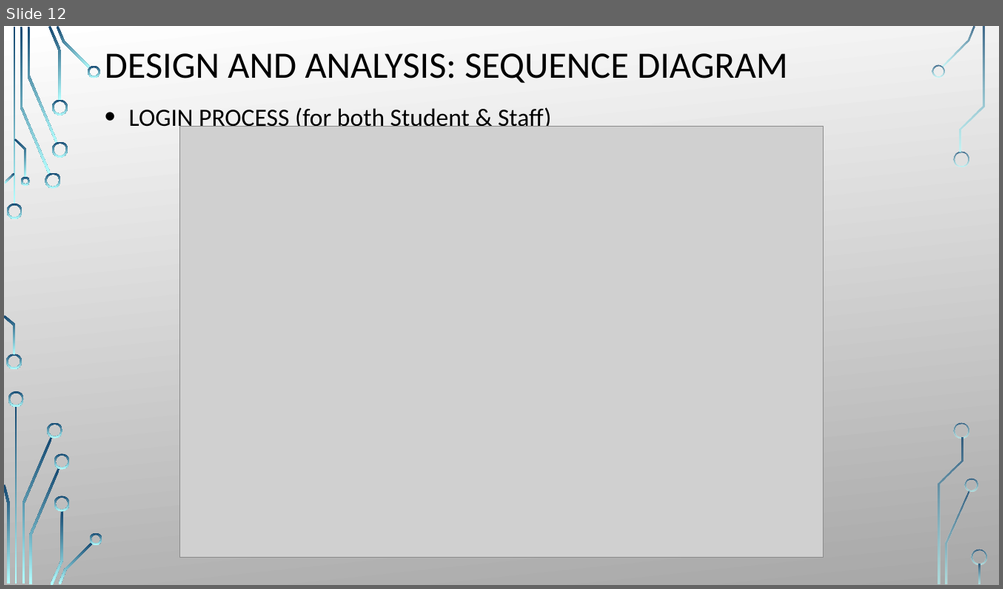
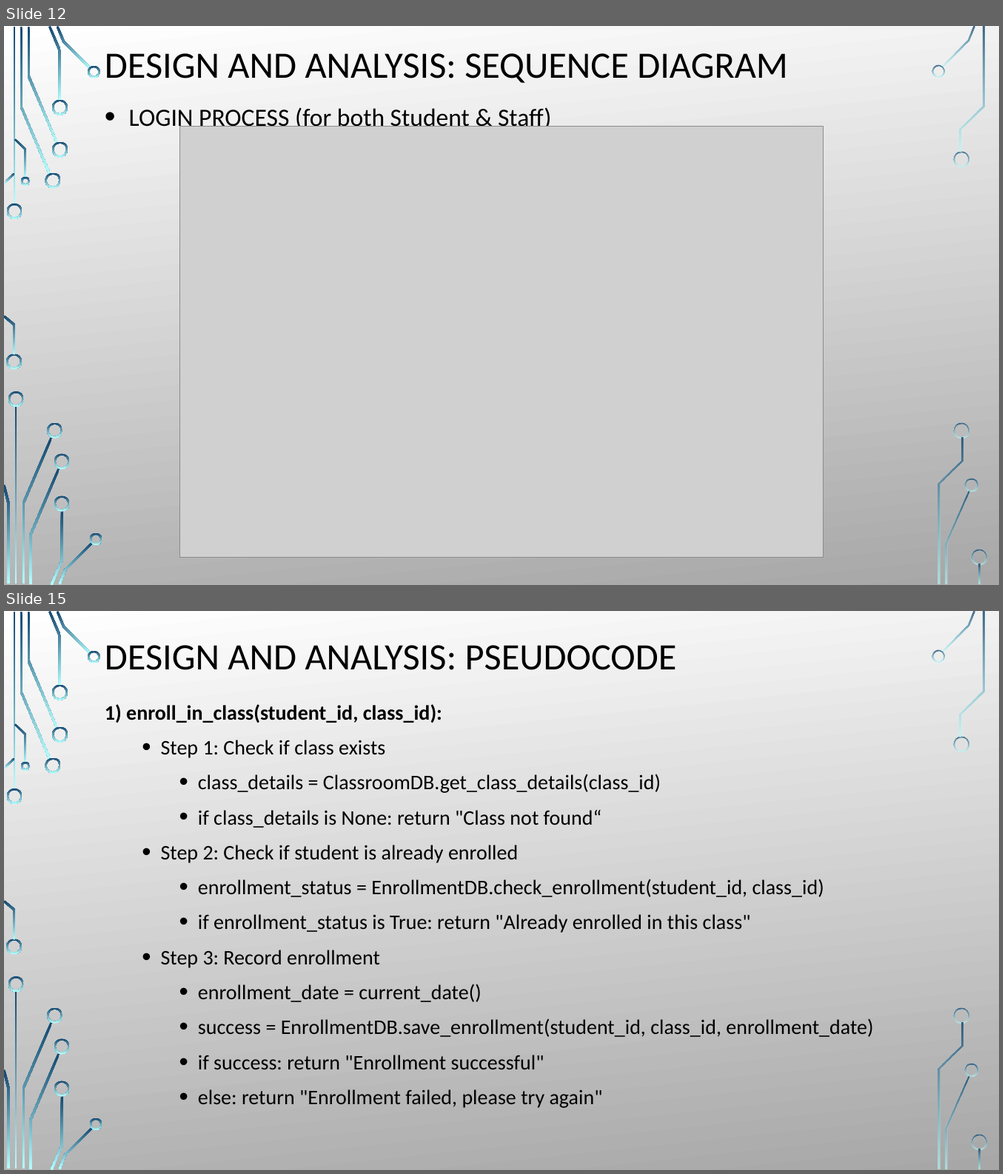
Before and after one commit to AadhyaJoshi/LearnScape, a slide deck: documentation/project_overview.pptx. Shown one above the other, each under a label of ours: slide 12 before the commit, slides 12 and 15 after it; the slides between them are not shown. The pictures are 1003x589 and 1003x1174 pixels, drawn with LibreOffice and Linux fonts; fonts in the diff are those of the drawing; grey boxes stand for pictures; background and template pictures are left out. Boxes give left, top, right and bottom in pixels: in the first picture for what was removed or moved away, otherwise in the second. Text is boxed around its words. In the diff, an @@ line names an element or a change of style, - is before the commit and + after.

```diff
--- a/documentation/project_overview.pptx
+++ b/documentation/project_overview.pptx
@@ slide 15 added at <box>4,611,999,1170</box>, background picture (left out); not listed: 36 template elements that a slide beside it also shows @@
@@ title added at <box>105,645,677,670</box>, 36 pt, text #000000 @@
+DESIGN AND ANALYSIS: PSEUDOCODE
@@ text added at <box>105,704,873,1108</box>, 20 pt, text #000000 @@
+1) enroll_in_class(student_id, class_id):
+  • Step 1: Check if class exists
+    • class_details = ClassroomDB.get_class_details(class_id)
+    • if class_details is None: return "Class not found“
+  • Step 2: Check if student is already enrolled
+    • enrollment_status = EnrollmentDB.check_enrollment(student_id, class_id)
+    • if enrollment_status is True: return "Already enrolled in this class"
+  • Step 3: Record enrollment
+    • enrollment_date = current_date()
+    • success = EnrollmentDB.save_enrollment(student_id, class_id, enrollment_date)
+    • if success: return "Enrollment successful"
+    • else: return "Enrollment failed, please try again"
```
Also in this commit, not shown: 3 slides changed, 3 other slides added, 5 slides removed, 10 other files.
